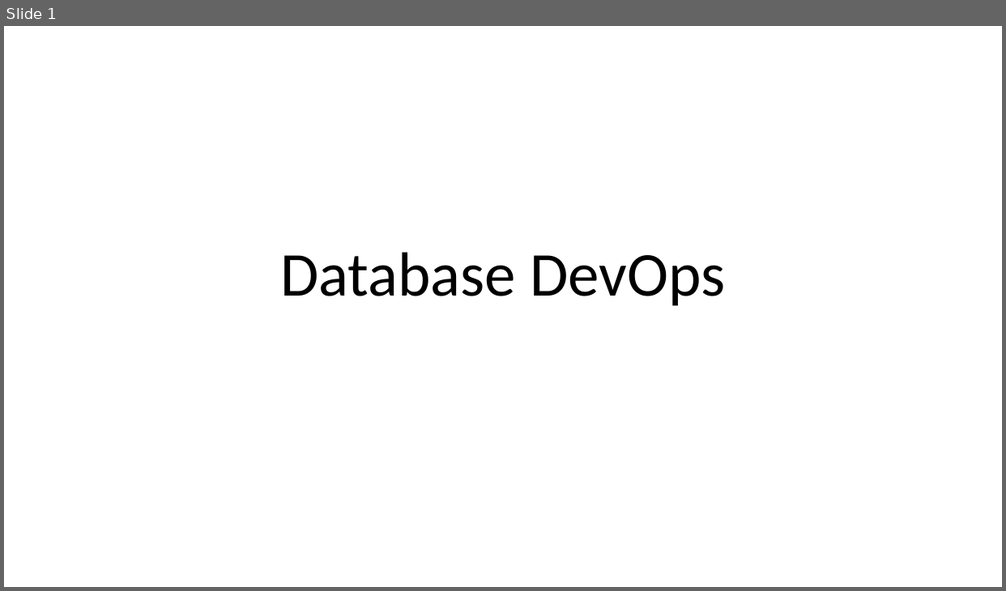
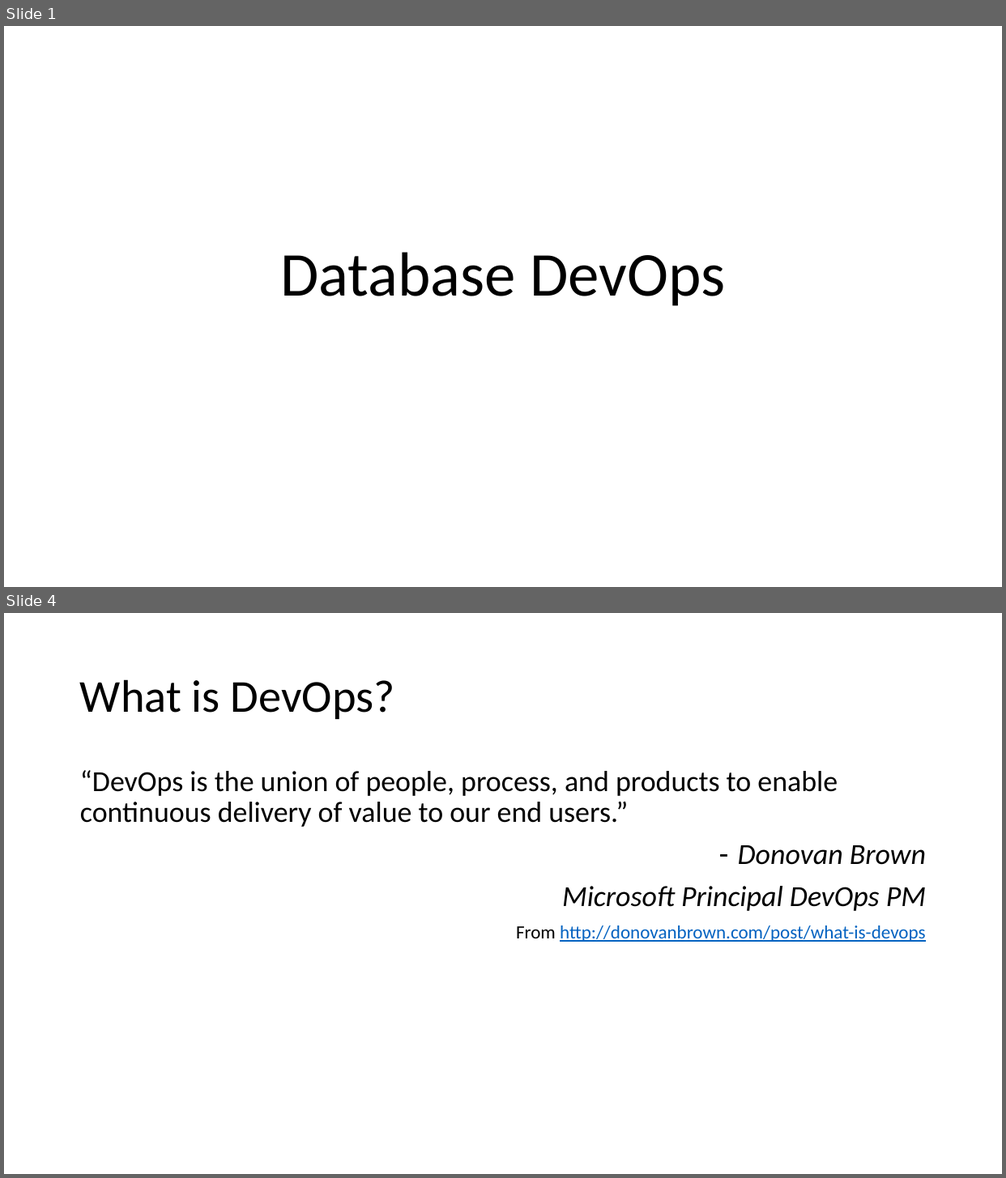
Before and after one commit to way0utwest/DatabaseDevOpsMS, a slide deck: Section 1- Intro to DevOps/IntroDatabaseDevOps.pptx. Shown one above the other, each under a label of ours: slide 1 before the commit, slides 1 and 4 after it; the slides between them are not shown. The pictures are 1006x591 and 1006x1178 pixels, drawn with LibreOffice and Linux fonts; fonts in the diff are those of the drawing. Boxes give left, top, right and bottom in pixels: in the first picture for what was removed or moved away, otherwise in the second. Text is boxed around its words. In the diff, an @@ line names an element or a change of style, - is before the commit and + after.

```diff
--- a/Section 1- Intro to DevOps/IntroDatabaseDevOps.pptx
+++ b/Section 1- Intro to DevOps/IntroDatabaseDevOps.pptx
@@ slide 4 added at (4,613,1002,1174), background #FFFFFF @@
@@ title added at (80,679,395,719), 44 pt, text #000000 @@
+What is DevOps?
@@ text added at (80,770,926,942), 28 pt, text #000000 @@
+“DevOps is the union of people, process, and products to enable continuous delivery of value to our end users.”
+– Donovan Brown
+Microsoft Principal DevOps PM
+From http://donovanbrown.com/post/what-is-devops
```
Also in this commit, not shown: 1 slide changed, 4 other slides added, 4 other files.
